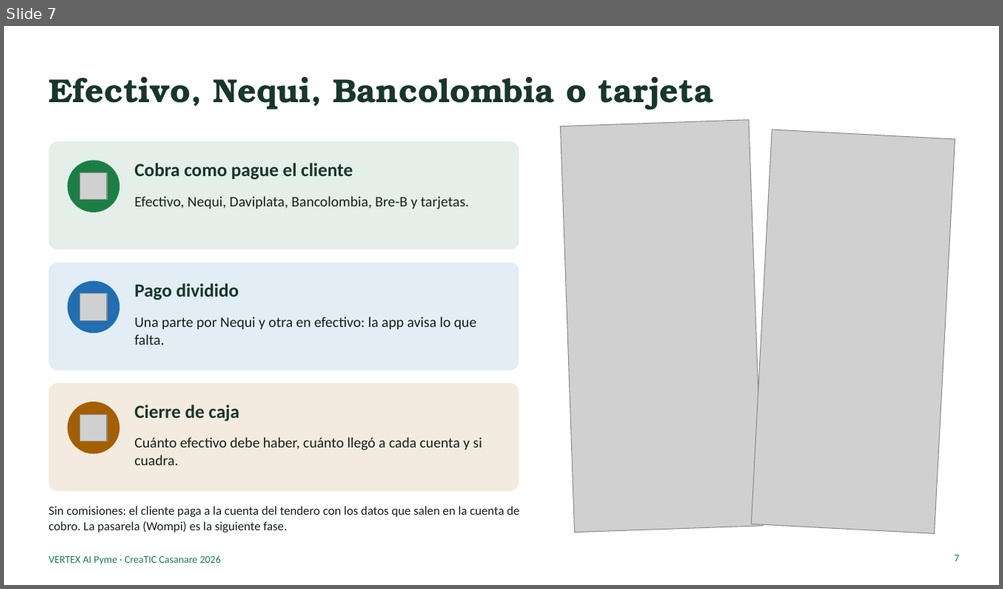
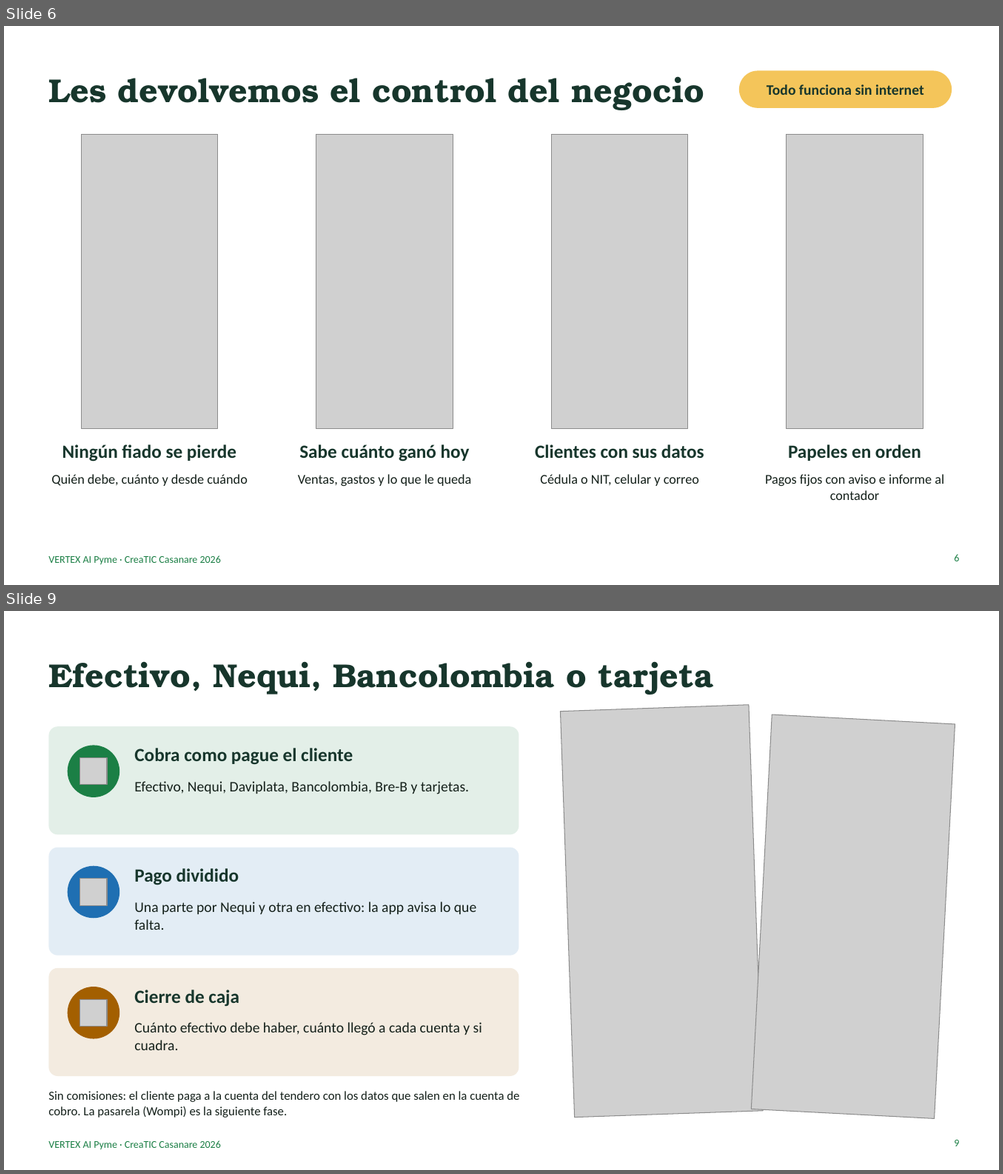
Before and after one commit to ingdavidortegaf-lab/vertex-ai-pyme, a slide deck: docs/pitch/VERTEX_AI_Pyme_Pitch.pptx. Shown one above the other, each under a label of ours: slide 7 before the commit, slides 6 and 9 after it; the slides between them are not shown. The pictures are 1003x589 and 1003x1174 pixels, drawn with LibreOffice and Linux fonts; fonts in the diff are those of the drawing; grey boxes stand for pictures. Boxes give left, top, right and bottom in pixels: in the first picture for what was removed or moved away, otherwise in the second. Text is boxed around its words. In the diff, an @@ line names an element or a change of style, - is before the commit and + after.

```diff
--- a/docs/pitch/VERTEX_AI_Pyme_Pitch.pptx
+++ b/docs/pitch/VERTEX_AI_Pyme_Pitch.pptx
@@ slide 6 added at (4, 26, 999, 585), background #FFFFFF; not listed: 1 template element that a slide beside it also shows @@
@@ title added at (48, 76, 704, 110), 32 pt, text #17362C, bold @@
+Les devolvemos el control del negocio
@@ rounded rectangle added at (739, 70, 951, 108), fill #F4C55A @@
@@ text added at (766, 84, 924, 95), 14 pt, text #17362C, bold @@
+Todo funciona sin internet
@@ picture added at (81, 134, 217, 429) @@
@@ picture added at (316, 134, 452, 429) @@
@@ picture added at (551, 134, 688, 429) @@
@@ picture added at (786, 134, 922, 429) @@
@@ text added at (62, 445, 236, 462), 18 pt, text #17362C, bold @@
+Ningún fiado se pierde
@@ text added at (299, 445, 469, 462), 18 pt, text #17362C, bold @@
+Sabe cuánto ganó hoy
@@ text added at (535, 445, 704, 458), 18 pt, text #17362C, bold @@
+Clientes con sus datos
@@ text added at (788, 445, 921, 461), 18 pt, text #17362C, bold @@
+Papeles en orden
@@ text added at (51, 474, 247, 486), 13 pt, text #14201A @@
+Quién debe, cuánto y desde cuándo
@@ text added at (298, 474, 471, 486), 13 pt, text #14201A @@
+Ventas, gastos y lo que le queda
@@ text added at (540, 474, 699, 486), 13 pt, text #14201A @@
+Cédula o NIT, celular y correo
@@ text added at (765, 474, 944, 500), 13 pt, text #14201A @@
+Pagos fijos con aviso e informe al contador
@@ page number added at (953, 554, 959, 562), 10 pt, text #1B7F45 @@
+6
@@ what was slide 7 is now slide 9 @@
@@ page number at (953, 1140, 959, 1147): text changed @@
-7
+9
```
Also in this commit, not shown: 8 slides changed, 7 other slides added, 5 slides removed, 6 other files.
